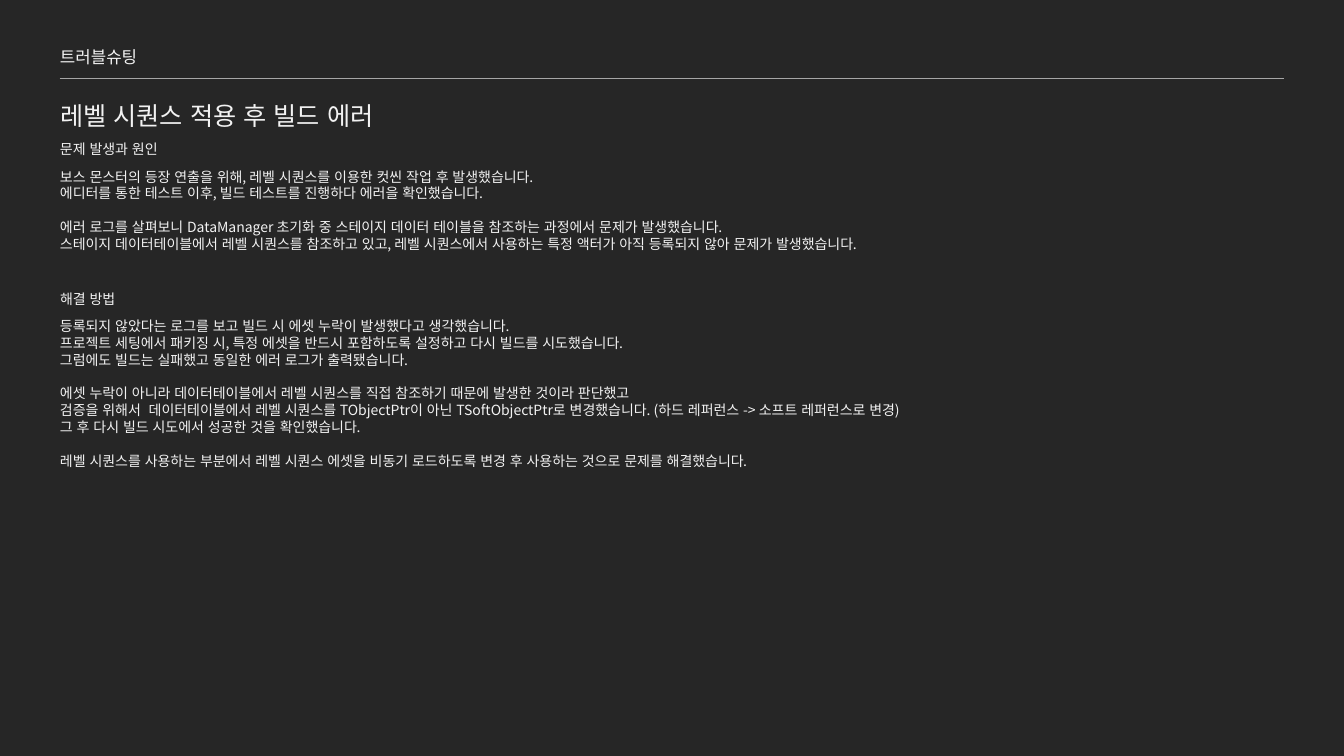
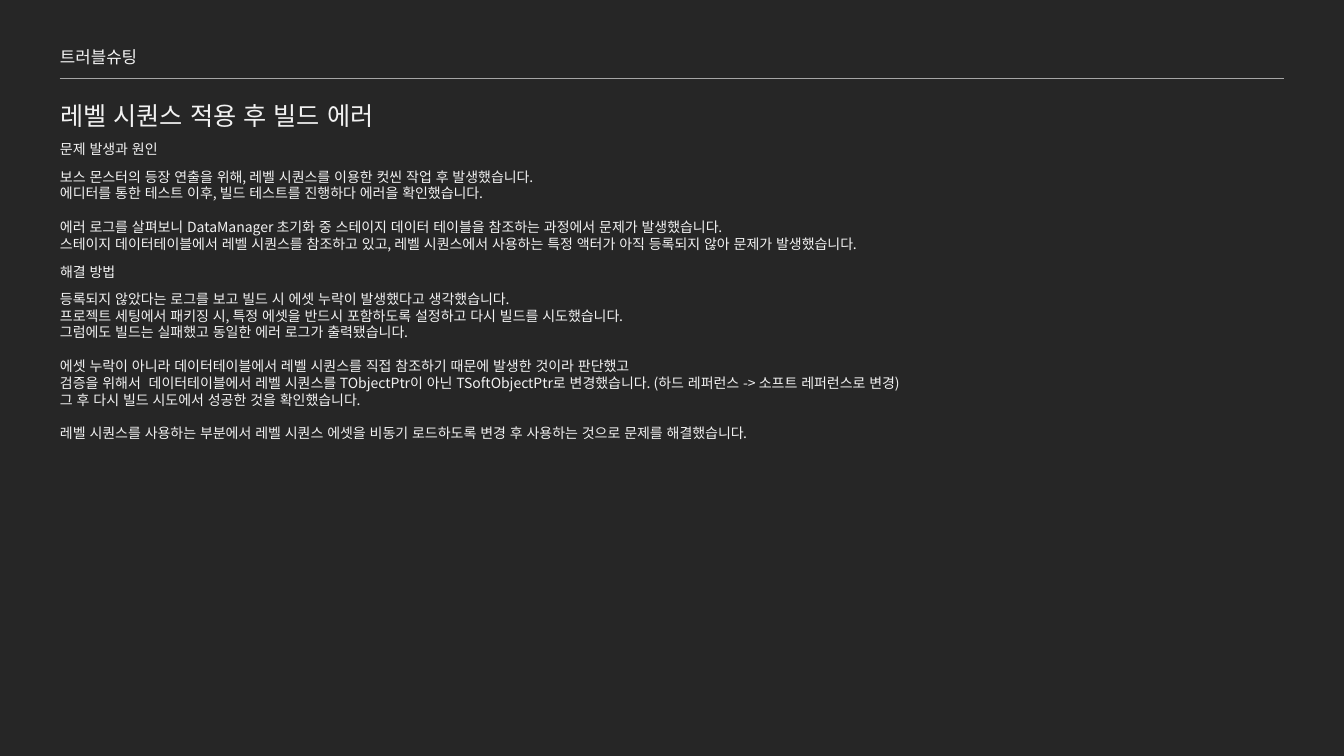
Before and after one commit to jhk0701/project-ARPGHunter, a slide deck: slide 24 of Docs/UnrealEngine_문서_김정환.pptx. Drawn at 1344x756 pixels with LibreOffice and Linux fonts; fonts in the diff are those of the drawing. Boxes give left, top, right and bottom in pixels: in the first picture for what was removed or moved away, otherwise in the second. Text is boxed around its words. In the diff, an @@ line names an element or a change of style, - is before the commit and + after.

Commit message:
Docs: 문서 업데이트

```diff
--- a/Docs/UnrealEngine_문서_김정환.pptx
+++ b/Docs/UnrealEngine_문서_김정환.pptx
@@ text "해결 방법": place and size @@
-text "해결 방법" at box(60, 292, 116, 305)
+text "해결 방법" at box(60, 265, 116, 278)
@@ text "등록되지 않았다는 로그를 보고 빌드 ...": place and size @@
-text "등록되지 않았다는 로그를 보고 빌드 ..." at box(60, 319, 899, 467)
+text "등록되지 않았다는 로그를 보고 빌드 ..." at box(60, 292, 899, 439)
```
Also in this commit, not shown: 1 other slide changed.
